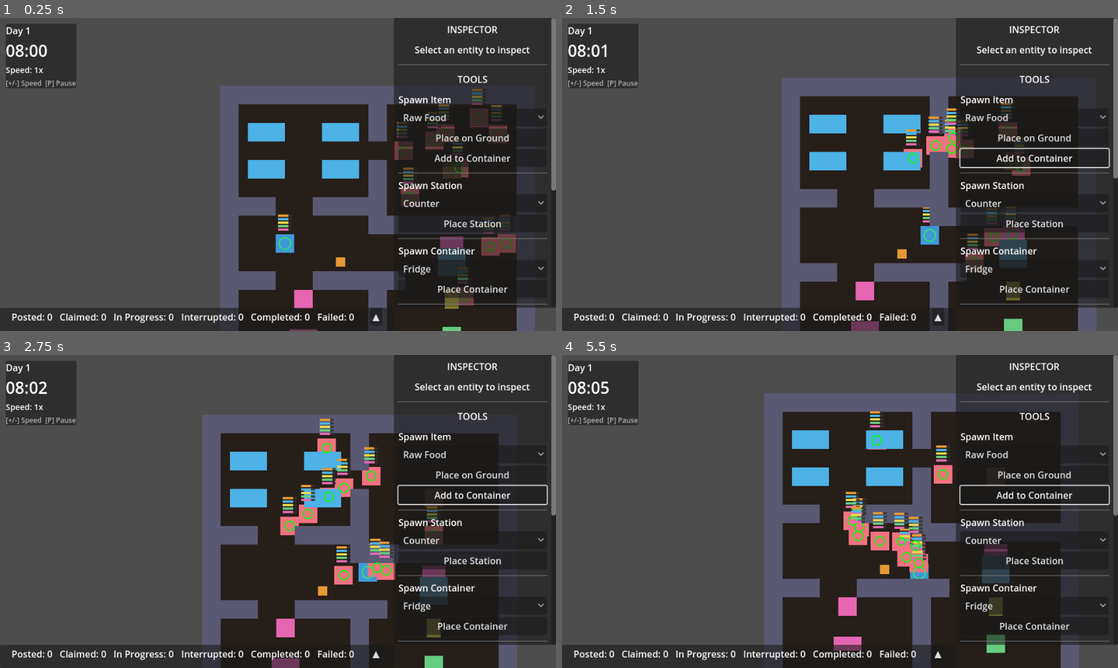
Above: before the commit, frames 1-4 (two rows, left to right).
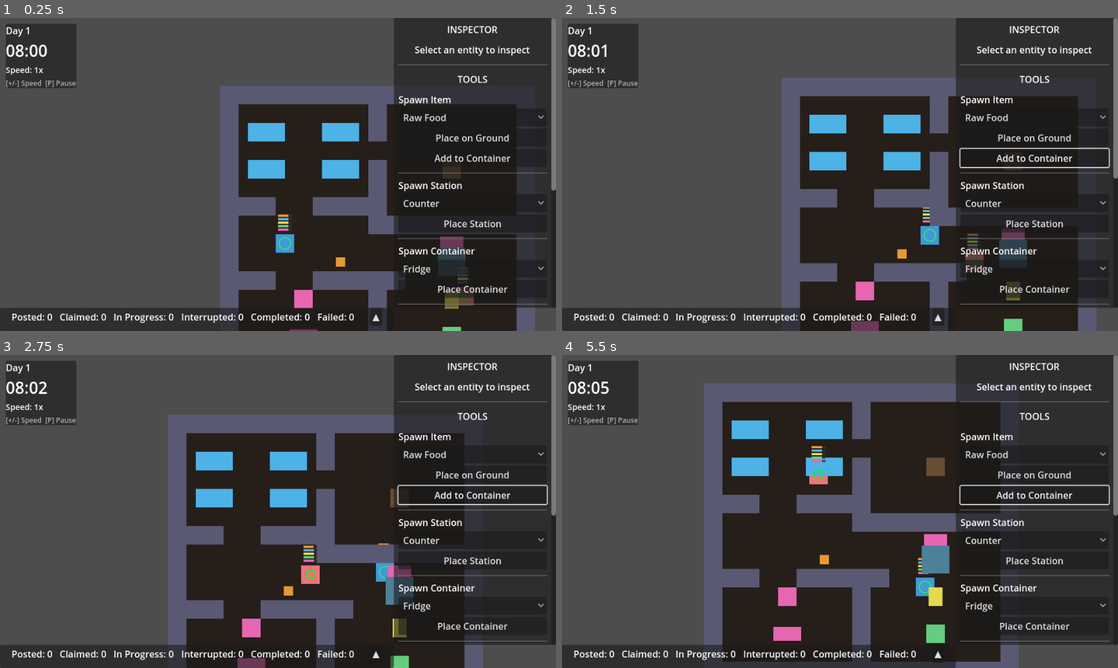
Above: after the commit, the same moments.

Repository: NikkiKoole/simgodot
Game: Godot game, scene res://scenes/main.tscn
The game is run twice, just before and just after one commit, with the same random seed, the same clock (stepped at 60 frames per second) and the same inputs.
Inputs (mouse positions are in pixels of both pictures, inside the frame that each line leads up to):
- Up to frame 1 (0.25 s): no input
- Up to frame 2 (1.5 s): tap Enter at 0.5 s; move the mouse to (962, 158) at 0.52 s; hold D (move_right) 0.53-1.25 s; tap E (interact) at 0.6 s; click (962, 158) at 0.67 s; tap A (move_left) at 1.25 s; drag from (728, 190) to (828, 124) at 1.27 s
- Up to frame 3 (2.75 s): tap A (move_left) at 2 s; move the mouse to (333, 442) at 2.02 s; hold D (move_right) from 2.03 s (still down); tap E (interact) at 2.1 s
- Up to frame 4 (5.5 s): release D (move_right) at 2.75 s; tap A (move_left) at 2.75, 3.5 s; drag from (812, 574) to (884, 461) at 2.77 s; move the mouse to (1006, 558) at 3.52 s; hold A (move_left) 3.53-4.25 s; tap E (interact) at 3.6, 5.1 s; drag from (673, 464) to (812, 498) at 4.27 s; move the mouse to (867, 511) at 5.02 s; hold S (move_down) from 5.03 s (still down); click (867, 511) at 5.17 s

The runs differ from the first frame. In frame 1, 1.9% of the frame differs, in the area x 70-93%, y 22-76%; in frame 2, 1.6%; in frame 3, 20%; in frame 4, 29%, in the area x 25-93%, y 9-100%.

Commit message:
WIP: Fix NPC job system - item reservation and hauling
- Fixed RecipeRegistry not loading recipes on startup
- Fixed NPC not finding items reserved by itself in containers
- Fixed type errors in debug_commands.gd (Job is RefCounted, not Node)
- Added _find_item_in_container to prefer items reserved by current NPC
- Reduced NPC count to 1 for easier debugging
- Added extensive debug logging to trace job execution flow

Still debugging: NPC completes work steps instantly without waiting for timer

Diff:
--- a/scripts/debug_commands.gd
+++ b/scripts/debug_commands.gd
@@ -141,7 +141,7 @@
 ## Get the current job info for an NPC
 func _get_npc_current_job(npc: Node) -> Dictionary:
 	if npc.get("current_job") != null and is_instance_valid(npc.current_job):
-		var job: Node = npc.current_job
+		var job = npc.current_job
 		var job_data: Dictionary = {
 			"recipe_name": "",
 			"step_index": job.current_step_index if job.get("current_step_index") != null else 0,
@@ -154,7 +154,7 @@
 
 
 ## Get job state name
-func _get_job_state_name(job: Node) -> String:
+func _get_job_state_name(job) -> String:
 	if job.get("state") != null:
 		var state: int = job.state
 		match state:
--- a/scripts/level.gd
+++ b/scripts/level.gd
@@ -5,7 +5,7 @@
 const FLOOR_COLOR := Color(0.15, 0.12, 0.1)
 
 ## Number of NPCs to spawn
-@export var npc_count: int = 10
+@export var npc_count: int = 1
 
 @onready var player: CharacterBody2D = $Player
 
--- a/scripts/npc.gd
+++ b/scripts/npc.gd
@@ -364,40 +364,57 @@
 	for s in available_stations:
 		typed_stations.append(s)
 
+	print("[NPC ", npc_id, "] _try_start_job_for_needs: motive=", motive_name, " containers=", typed_containers.size(), " stations=", typed_stations.size())
+
 	# Query JobBoard for available jobs that affect this motive
 	var job := JobBoard.get_highest_priority_job_for_motive(motive_name)
+	print("[NPC ", npc_id, "] JobBoard returned job: ", job)
 
 	# If no job exists, try to post one from available recipes
 	if job == null:
 		job = _try_post_job_for_motive(motive_name, urgent_motive, typed_containers, typed_stations)
 		if job == null:
+			print("[NPC ", npc_id, "] Could not post job for motive: ", motive_name)
 			return false
+		print("[NPC ", npc_id, "] Posted new job: ", job.recipe.recipe_name if job.recipe else "null")
 
 	# Check if we can actually start this job (have required items/stations)
 	var result := JobBoard.can_start_job(job, typed_containers, typed_stations)
+	print("[NPC ", npc_id, "] can_start_job result: ", result)
 	if not result.can_start:
+		print("[NPC ", npc_id, "] Cannot start job: ", result.reason if result.reason else "unknown")
 		return false
 
 	# Claim the job
+	print("[NPC ", npc_id, "] Attempting to claim job...")
 	if not JobBoard.claim_job(job, self, typed_containers):
+		print("[NPC ", npc_id, "] Failed to claim job")
 		return false
+	print("[NPC ", npc_id, "] Job claimed successfully")
 
 	# Start hauling items for the job
+	print("[NPC ", npc_id, "] Starting hauling for job...")
 	if not start_hauling_for_job(job):
+		print("[NPC ", npc_id, "] Failed to start hauling, releasing job")
 		job.release()
 		return false
 
+	print("[NPC ", npc_id, "] Hauling started successfully, state=", State.keys()[current_state])
 	return true
 
 ## Try to post a new job for a motive from available recipes
 ## Returns the posted job if successful, null otherwise
 func _try_post_job_for_motive(motive_name: String, motive_type: Motive.MotiveType, containers: Array[ItemContainer], stations: Array[Station]) -> Job:
+	print("[NPC ", npc_id, "] _try_post_job_for_motive: ", motive_name)
+
 	# Check if RecipeRegistry has any recipes for this motive
 	if not RecipeRegistry.has_recipe_for_motive(motive_name):
+		print("[NPC ", npc_id, "]   No recipes in registry for motive: ", motive_name)
 		return null
 
 	# Get all recipes that fulfill this motive
 	var matching_recipes := RecipeRegistry.get_recipes_for_motive(motive_name)
+	print("[NPC ", npc_id, "]   Found ", matching_recipes.size(), " matching recipes")
 	if matching_recipes.is_empty():
 		return null
 
@@ -406,9 +423,11 @@
 	var best_effect: float = 0.0
 
 	for recipe in matching_recipes:
+		print("[NPC ", npc_id, "]   Checking recipe: ", recipe.recipe_name)
 		# Check if we have the requirements for this recipe
 		var temp_job := Job.new(recipe, 0)
 		var can_start := JobBoard.can_start_job(temp_job, containers, stations)
+		print("[NPC ", npc_id, "]     can_start=", can_start.can_start, " reason=", can_start.reason if can_start.reason else "ok")
 
 		if can_start.can_start:
 			var effect := recipe.get_motive_effect(motive_name)
@@ -417,6 +436,7 @@
 				best_recipe = recipe
 
 	if best_recipe == null:
+		print("[NPC ", npc_id, "]   No recipe met requirements")
 		return null
 
 	# Calculate priority based on need urgency
@@ -721,6 +741,12 @@
 	for tool_tag in job.recipe.tools:
 		items_to_gather.append({"tag": tool_tag, "quantity": 1})
 
+	# Note: Items may be reserved for this job (from claim_job) but they're still
+	# in containers. The NPC needs to physically go pick them up.
+	# The reservation just prevents other NPCs from taking them.
+	# We do NOT reduce items_to_gather here - the NPC must still fetch them.
+	# However, _find_container_with_item needs to find reserved items that belong to us.
+
 	# If resuming, check for items already at stations or on ground near work area
 	if is_resumed:
 		_account_for_existing_items()
@@ -791,10 +817,47 @@
 	return true
 
 ## Find a container that has an available item with the given tag
+## Also considers items reserved by this NPC for the current job
 func _find_container_with_item(tag: String) -> ItemContainer:
+	print("[NPC ", npc_id, "] Looking for container with '", tag, "' in ", available_containers.size(), " containers")
 	for container in available_containers:
+		var item_count := container.get_item_count() if container.has_method("get_item_count") else -1
+		var available_count := container.get_available_count(tag) if container.has_method("get_available_count") else -1
+		print("[NPC ", npc_id, "]   Checking container: ", container.container_name, " total_items=", item_count, " available_", tag, "=", available_count)
+
+		# Check for unreserved items
 		if container.has_available_item(tag):
 			return container
+
+		# Also check for items reserved by us (for current job)
+		if current_job != null:
+			var all_items = container.get_all_items() if container.has_method("get_all_items") else []
+			for item in all_items:
+				if item.item_tag == tag and item.is_reserved() and item.reserved_by == self:
+					print("[NPC ", npc_id, "]   Found item reserved by us: ", item.item_tag)
+					return container
+
+	print("[NPC ", npc_id, "] No container found with '", tag, "'")
+	return null
+
+## Find an item in a container that we can pick up
+## Prefers items reserved by us, then unreserved items
+func _find_item_in_container(container: ItemContainer, tag: String) -> ItemEntity:
+	if container == null:
+		return null
+
+	var all_items = container.get_all_items() if container.has_method("get_all_items") else []
+
+	# First, look for items reserved by us
+	for item in all_items:
+		if item.item_tag == tag and item.is_reserved() and item.reserved_by == self:
+			return item
+
+	# Then, look for unreserved items
+	for item in all_items:
+		if item.item_tag == tag and not item.is_reserved():
+			return item
+
 	return null
 
 ## Pathfind to a container
@@ -849,16 +912,18 @@
 	var needed := items_to_gather[0]
 	var tag: String = needed["tag"]
 
-	# Find and pick up the item
-	var item := target_container.find_item_by_tag(tag)
-	if item == null or item.is_reserved():
+	# Find and pick up the item - prefer items reserved by us, then unreserved
+	var item := _find_item_in_container(target_container, tag)
+	if item == null:
 		# Item no longer available, try to find another container
+		print("[NPC ", npc_id, "] Item not found in container, looking for another")
 		target_container = null
 		if not _start_gathering_next_item():
 			_cancel_hauling()
 		return
 
 	# Pick up the item
+	print("[NPC ", npc_id, "] Picking up item: ", item.item_tag)
 	_pick_up_item(item)
 
 	# Check if we need more of this item
@@ -904,6 +969,7 @@
 
 ## Called when all required items have been gathered
 func _on_all_items_gathered() -> void:
+	print("[NPC ", npc_id, "] All items gathered, starting work phase")
 	target_container = null
 
 	# Start working on the job - find station for first step
@@ -911,6 +977,7 @@
 		current_job.start()
 		_start_next_work_step()
 	else:
+		print("[NPC ", npc_id, "] No job or recipe, going idle")
 		current_state = State.IDLE
 
 ## Cancel hauling and release resources
@@ -1151,14 +1218,18 @@
 ## Start the next work step in the current job's recipe
 func _start_next_work_step() -> void:
 	if current_job == null or current_job.recipe == null:
+		print("[NPC ", npc_id, "] _start_next_work_step: no job, finishing")
 		_finish_job()
 		return
 
 	var step := current_job.get_current_step()
 	if step == null:
 		# No more steps, job is complete
+		print("[NPC ", npc_id, "] _start_next_work_step: no more steps, job complete!")
 		_finish_job()
 		return
+
+	print("[NPC ", npc_id, "] _start_next_work_step: step ", current_job.current_step_index, " action=", step.action, " station=", step.station_tag)
 
 	# Find station for this step
 	var station := _find_station_for_step(step)
@@ -1172,6 +1243,7 @@
 		_cancel_working("Could not reserve station: " + station.station_tag)
 		return
 
+	print("[NPC ", npc_id, "] Reserved station: ", station.station_tag, " at ", station.global_position)
 	target_station = station
 	current_job.target_station = station
 
@@ -1221,9 +1293,8 @@
 
 	path_index = 0
 
-	if current_path.size() > 0:
-		current_state = State.WORKING
-	else:
+	current_state = State.WORKING
+	if current_path.size() == 0:
 		# Already at station or no path needed
 		_on_arrived_at_station()
 
@@ -1239,6 +1310,7 @@
 
 ## Called when agent arrives at the target station
 func _on_arrived_at_station() -> void:
+	print("[NPC ", npc_id, "] _on_arrived_at_station called")
 	if target_station == null or current_job == null:
 		_cancel_working("No station or job on arrival")
 		return
@@ -1280,12 +1352,14 @@
 
 	var step := current_job.get_current_step()
 	if step == null:
+		print("[NPC ", npc_id, "] _start_step_work: no step, finishing job")
 		_finish_job()
 		return
 
 	# Set up timer and animation
 	work_timer = step.duration
 	current_animation = step.animation
+	print("[NPC ", npc_id, "] _start_step_work: work_timer=", work_timer, " for action=", step.action)
 
 	# Play animation if specified (agent would need AnimationPlayer)
 	if not current_animation.is_empty():
@@ -1310,6 +1384,7 @@
 
 ## Called when the current step's timer completes
 func _on_step_complete() -> void:
+	print("[NPC ", npc_id, "] _on_step_complete called")
 	if current_job == null:
 		_cancel_working("No job on step complete")
 		return
@@ -1397,12 +1472,15 @@
 
 ## Complete the job successfully
 func _finish_job() -> void:
+	print("[NPC ", npc_id, "] _finish_job called")
 	if current_job == null:
+		print("[NPC ", npc_id, "] No current job, going idle")
 		current_state = State.IDLE
 		return
 
 	# Apply motive effects from recipe
 	if current_job.recipe != null:
+		print("[NPC ", npc_id, "] Applying motive effects from recipe: ", current_job.recipe.motive_effects)
 		for motive_name in current_job.recipe.motive_effects:
 			var effect: float = current_job.recipe.motive_effects[motive_name]
 			# Convert motive name to MotiveType if possible
--- a/scripts/recipe_registry.gd
+++ b/scripts/recipe_registry.gd
@@ -9,7 +9,9 @@
 signal recipe_registered(recipe: Recipe)
 
 func _ready() -> void:
-	pass
+	# Auto-load recipes from the resources/recipes directory
+	var loaded := load_recipes_from_directory("res://resources/recipes")
+	print("[RecipeRegistry] Loaded ", loaded, " recipes from resources/recipes")
 
 ## Register a recipe to be available for job posting
 func register_recipe(recipe: Recipe) -> void:
